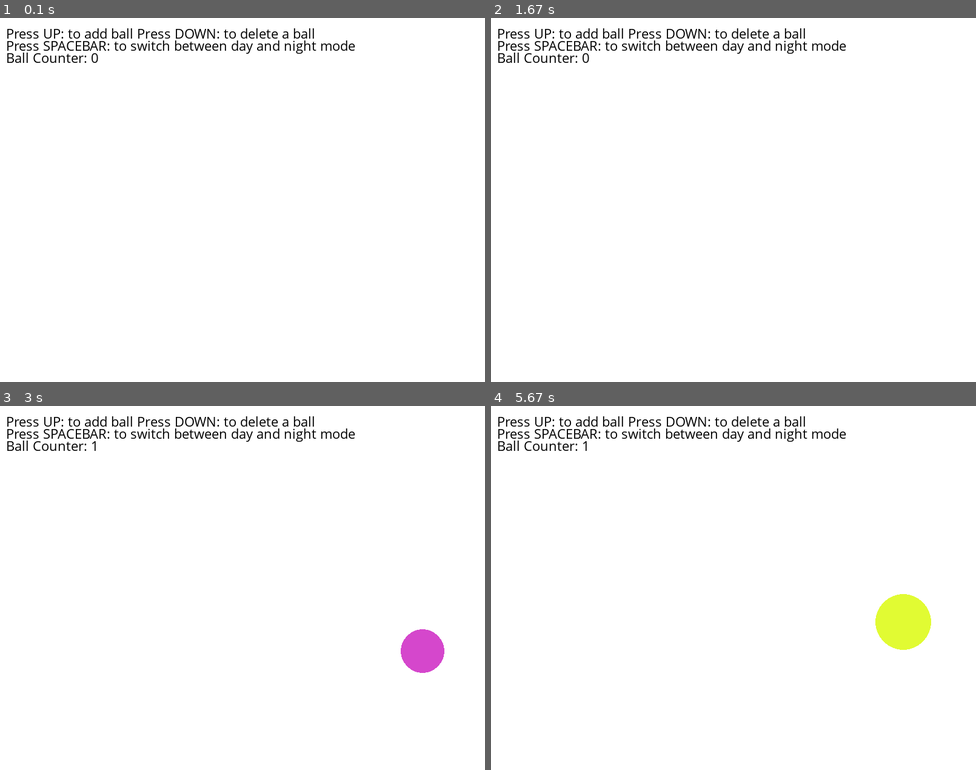
Above: before the commit, frames 1-4 (two rows, left to right).
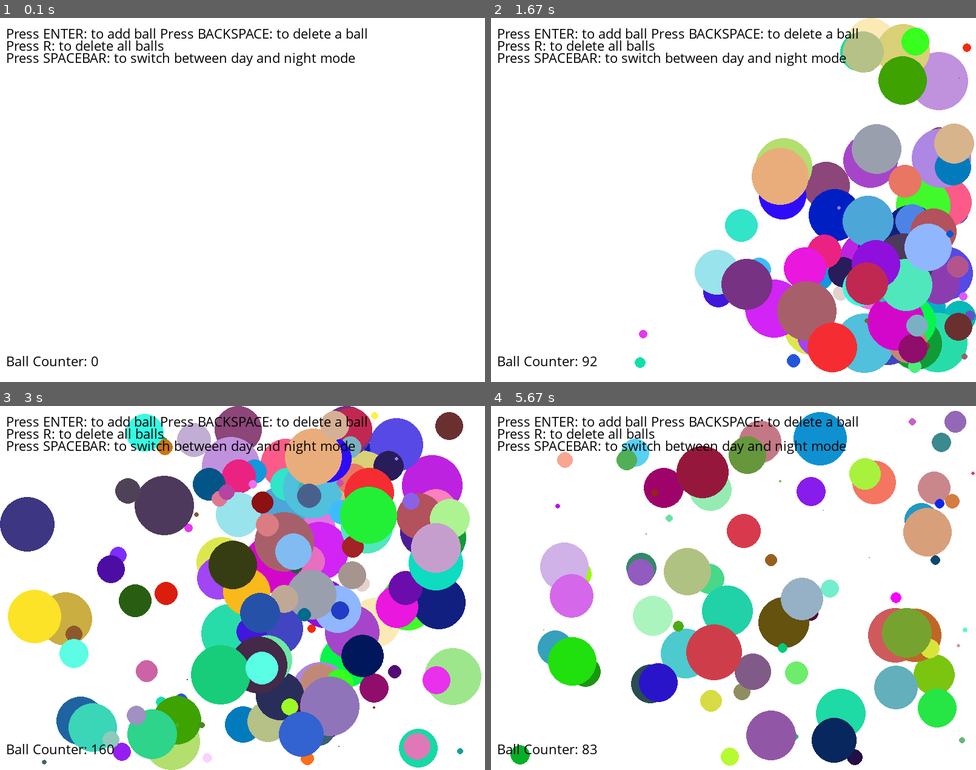
Above: after the commit, the same moments.

Repository: imThayer/bouncing-circles-with-class
Game: pygame game, started from main.py
Two runs of this game, one before a commit and one after it. Both use one fixed random seed, a clock stepped at 60 frames per second and the inputs below.
Inputs:
- Up to frame 1 (0.1 s): no input
- Up to frame 2 (1.67 s): tap Right Shift at 0.33 s; hold S 0.67-1.13 s; hold Right 0.67-1.13 s; hold Right 1.17-1.63 s; tap Shift at 1.23, 1.53 s
- Up to frame 3 (3 s): hold Up 1.67-1.97 s; hold W 1.67-1.97 s; tap Shift at 1.73, 2.07, 2.37, 2.57, 2.87 s; hold Right 2-2.47 s; hold Left from 2.5 s (still down)
- Up to frame 4 (5.67 s): release Left at 3.03 s; hold Down 3.07-3.37 s; hold S 3.07-3.37 s; tap Shift at 3.13, 3.47, 3.77, 3.9, 4.2, 4.67, 4.97, 5.1, 5.5 s; hold Backspace 3.4-3.8 s; hold Left 3.4-3.8 s; hold R 3.83-4.23 s; hold Left 3.83-4.23 s; tap Enter at 4.27 s; hold Left 4.6-5 s; hold Up 5.03-5.4 s; hold W 5.03-5.4 s; hold Right from 5.43 s (still down)

The runs differ from the first frame. In frame 1, 2.6% of the frame differs, in the area x 1-76%, y 2-96%; in frame 2, 34%; in frame 3, 55%, in the area x 0-100%, y 0-100%; in frame 4, 31%.

Commit message:
more controlssss

Diff:
--- a/main.py
+++ b/main.py
@@ -49,13 +49,25 @@
         if event.type == pygame.QUIT: # QUIT
             return False, night
         if event.type == pygame.KEYDOWN:
-            if event.key == pygame.K_UP:
+            if event.key == pygame.K_RETURN:
                 balls.append(ball.Ball(ball_info[0], rand_color(), [rnd(0,SCREEN_WIDTH), rnd(0,SCREEN_HEIGHT)], rnd(1,50))) # adds instance of ball class
                 text[2].update_text("Ball Counter: "+ str(len(balls)))
-            if event.key == pygame.K_DOWN:
+            if event.key == pygame.K_BACKSPACE:
                 if len(balls) > 0:
                     balls.pop(0)
                     text[2].update_text("Ball Counter: "+str(len(balls)))
+            if event.key == pygame.K_r:
+                balls.clear()
+                text[2].update_text("Ball Counter: "+str(len(balls)))
+
+            if event.key == pygame.K_LSHIFT:
+                for i in range(10):
+                    balls.append(ball.Ball(ball_info[0], rand_color(), [rnd(0,SCREEN_WIDTH), rnd(0,SCREEN_HEIGHT)], rnd(1,50))) # adds instance of ball class
+                text[2].update_text("Ball Counter: "+str(len(balls)))
+            if event.key == pygame.K_RSHIFT:
+                for i in range(100):
+                    balls.append(ball.Ball(ball_info[0], rand_color(), [rnd(0,SCREEN_WIDTH), rnd(0,SCREEN_HEIGHT)], rnd(1,50))) # adds instance of ball class
+                text[2].update_text("Ball Counter: "+str(len(balls)))
             if event.key == pygame.K_SPACE:
                 night = not night
 
@@ -66,12 +78,38 @@
                     for t in text:
                         t.change_font_color(BLACK)
 
+            if event.key == pygame.K_UP:
+                for b in balls:
+                    b.y_vel = -(abs(b.y_vel))
+
+            if event.key == pygame.K_DOWN:
+                for b in balls:
+                    b.y_vel = abs(b.y_vel)
+
+            if event.key == pygame.K_RIGHT:
+                for b in balls:
+                    b.x_vel = abs(b.x_vel)
+
+
+            if event.key == pygame.K_LEFT:
+                for b in balls:
+                    b.x_vel = -(abs(b.x_vel))
+
 
 
 
 
 
     keys = pygame.key.get_pressed()
+
+    if keys[pygame.K_w]:
+        balls.append(ball.Ball(ball_info[0], rand_color(), [rnd(0,SCREEN_WIDTH), rnd(0,SCREEN_HEIGHT)], rnd(1,50))) # adds instance of ball class
+        text[2].update_text("Ball Counter: "+ str(len(balls)))
+    if keys[pygame.K_s]:
+        if len(balls) > 0:
+                    balls.pop(0)
+                    text[2].update_text("Ball Counter: "+str(len(balls)))
+
 
     for b in balls:
         b.move()
@@ -88,10 +126,11 @@
 
     ball_info = [window]
     balls = []
-    instructions = boxes.Text_box(window, 10, 10, 50, 50, "Press UP: to add ball Press DOWN: to delete a ball", BLACK)
-    nightmode_text = boxes.Text_box(window, 10, 30, 50, 50, "Press SPACEBAR: to switch between day and night mode", BLACK)
-    counter = boxes.Text_box(window, 10, 50, 50, 50, "Ball Counter: "+ str(len(balls)), BLACK)
-    texts = [instructions, nightmode_text,counter]
+    instructions1 = boxes.Text_box(window, 10, 10, 50, 50, "Press ENTER: to add ball Press BACKSPACE: to delete a ball", BLACK)
+    instructions2 = boxes.Text_box(window, 10, 30, 50, 50, "Press R: to delete all balls", BLACK)
+    nightmode_text = boxes.Text_box(window, 10, 50, 50, 50, "Press SPACEBAR: to switch between day and night mode", BLACK)
+    counter = boxes.Text_box(window, 10, SCREEN_HEIGHT - 50, 50, 50, "Ball Counter: "+ str(len(balls)), BLACK)
+    texts = [instructions1, nightmode_text,counter, instructions2]
     night = False
 
     # ADD ALL OBJECTS/CLASSES ABOVE HERE
